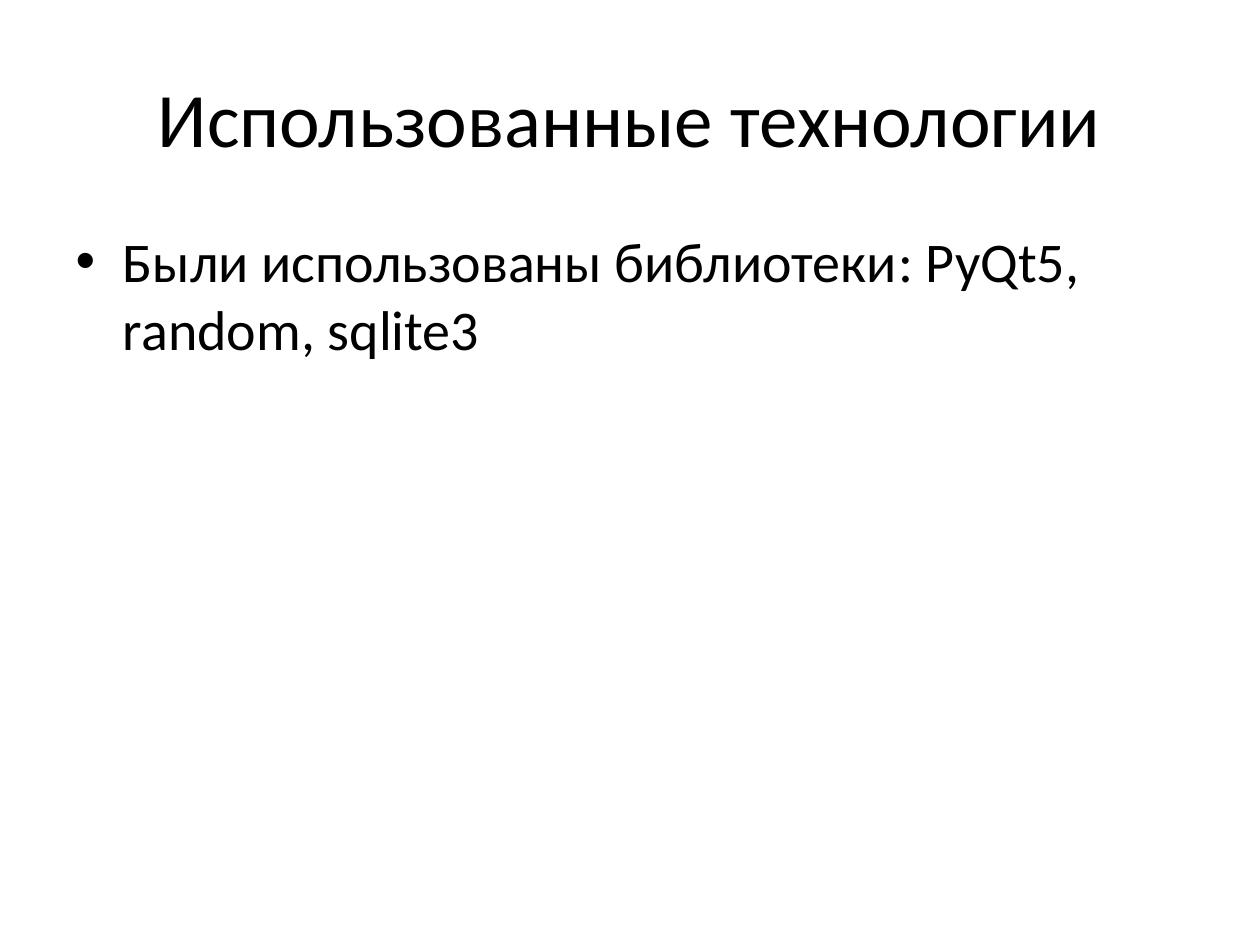
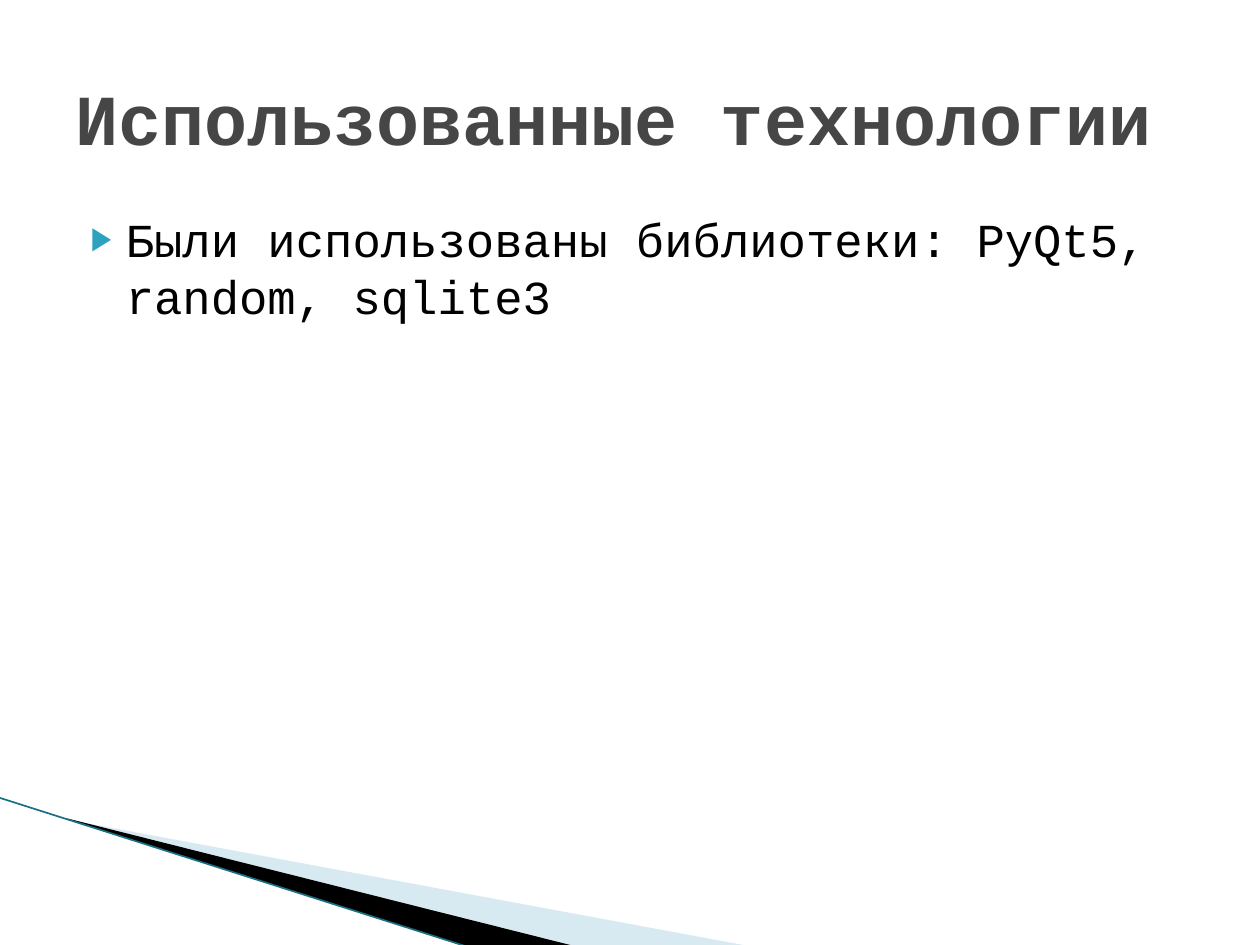
Before and after one commit to DebiKk-tech/DnDnD, a slide deck: slide 4 of Documents/presentation.pptx. Drawn at 1260x945 pixels with LibreOffice and Linux fonts; fonts in the diff are those of the drawing; background and template pictures are left out. Boxes give left, top, right and bottom in pixels: in the first picture for what was removed or moved away, otherwise in the second. Text is boxed around its words. In the diff, an @@ line names an element or a change of style, - is before the commit and + after.

```diff
--- a/Documents/presentation.pptx
+++ b/Documents/presentation.pptx
@@ title "Использованные технологии" at [75, 97, 1151, 146]: size 44 to 41 pt, font Calibri to Courier New, text colour #000000 to #464646, bold on; alignment centre to left @@
@@ text "Были использованы библиотеки: PyQt5, random, ...": place and size @@
-text "Были использованы библиотеки: PyQt5, random, ..." at [123, 244, 1079, 359]
+text "Были использованы библиотеки: PyQt5, random, ..." at [126, 223, 1146, 324]
@@ text "Были использованы библиотеки: PyQt5, random, ..." at [126, 223, 1146, 324]: size 32 to 27 pt, font Calibri to Courier New; bullet • to ▶; less space between paragraphs @@
@@ line added from (0, 798) to (467, 945), #97C5D8 0.95 pt @@
@@ freeform shape added at [67, 818, 576, 945], fill #000000 @@
@@ freeform shape added at [69, 819, 750, 945], fill #A0CBDC at 40% opacity @@
```
Also in this commit, not shown: 3 other slides changed, 3 slides added, 1 slide removed, 5 other files.
